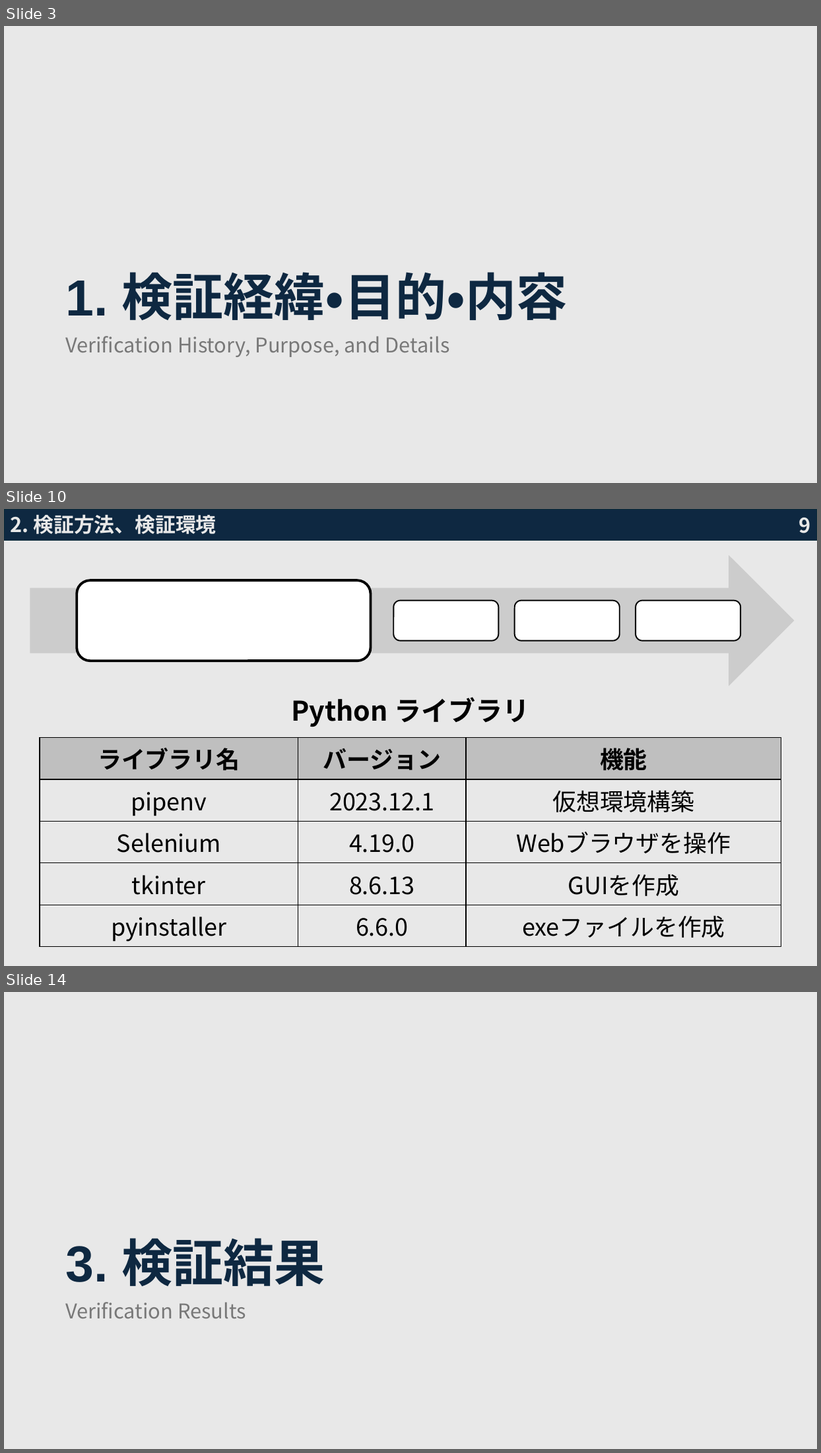
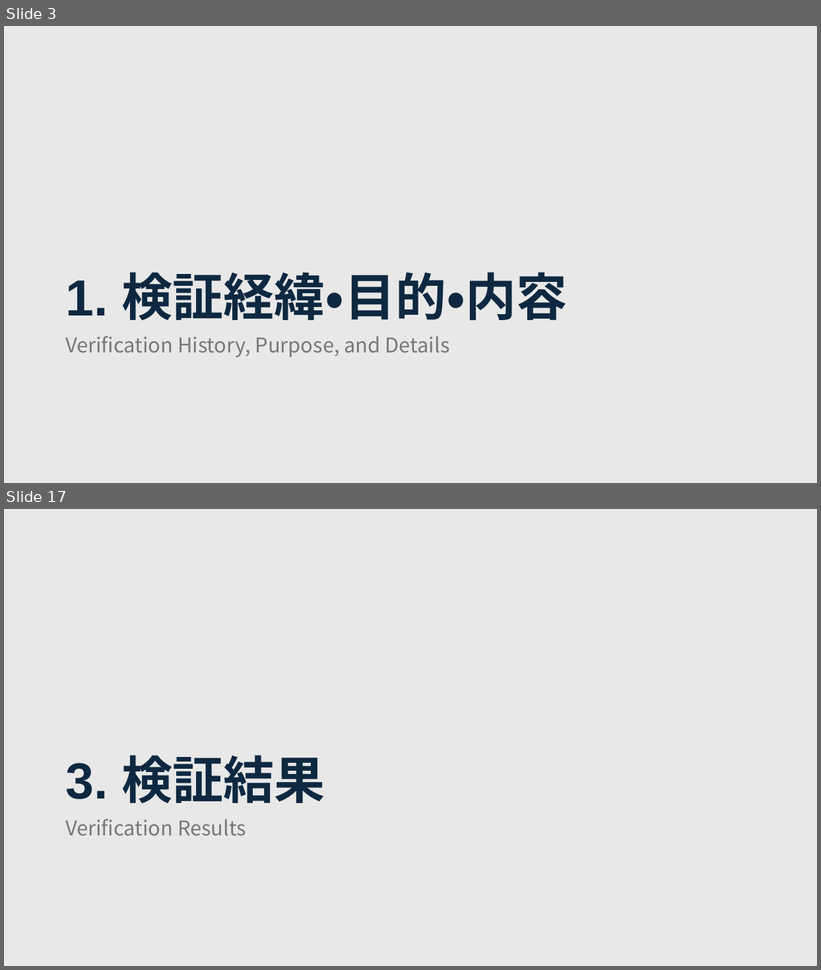
Before and after one commit to sahokk/JavaDakoku0502, a slide deck: 技術検証発表資料2.pptx. Shown one above the other, each under a label of ours: slides 3, 10 and 14 before the commit, slides 3 and 17 after it; the slides between them are not shown. The pictures are 821x1453 and 821x970 pixels, drawn with LibreOffice and Linux fonts; fonts in the diff are those of the drawing. Boxes give left, top, right and bottom in pixels: in the first picture for what was removed or moved away, otherwise in the second. Text is boxed around its words. In the diff, an @@ line names an element or a change of style, - is before the commit and + after.

```diff
--- a/技術検証発表資料2.pptx
+++ b/技術検証発表資料2.pptx
@@ slide 10 removed at [4, 509, 817, 966], background #E8E8E8 @@
@@ rectangle removed at [4, 509, 817, 540] @@
@@ text removed at [10, 514, 216, 534] @@
-2. 検証方法、検証環境
@@ page number removed at [799, 517, 811, 533] @@
-9
@@ group removed at [30, 555, 795, 687]: 4 rounded rectangles, 1 right arrow @@
@@ text removed at [291, 697, 529, 727] @@
-Python ライブラリ
@@ table removed at [40, 738, 781, 948], 5 rows, 3 columns @@
-ライブラリ名 | バージョン | 機能
-pipenv | 2023.12.1 | 仮想環境構築
-Selenium | 4.19.0 | Webブラウザを操作
-tkinter | 8.6.13 | GUIを作成
-pyinstaller | 6.6.0 | exeファイルを作成
@@ what was slide 14 is now slide 17 @@
```
Also in this commit, not shown: 12 slides changed, 15 slides added, 7 other slides removed, 31 other files.
